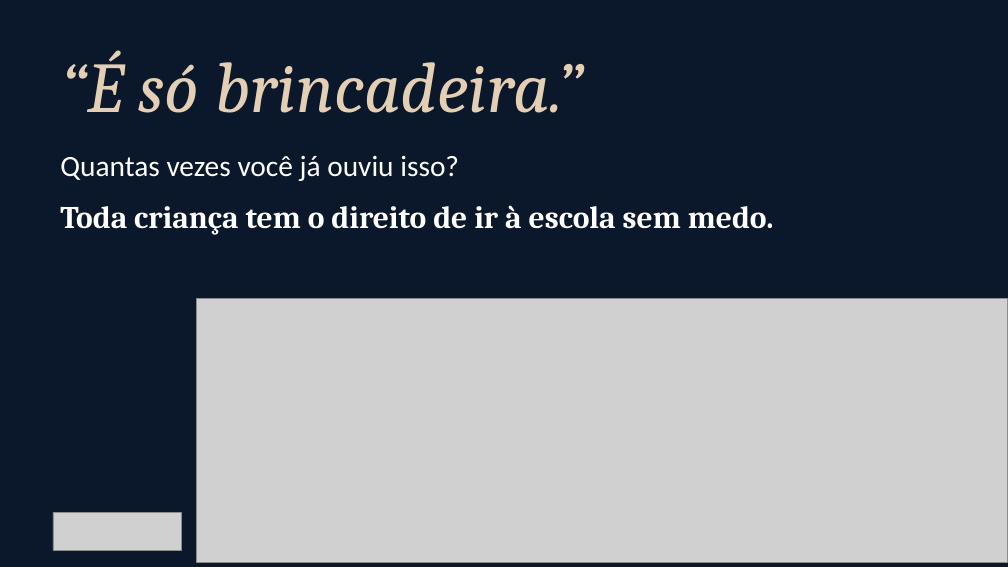
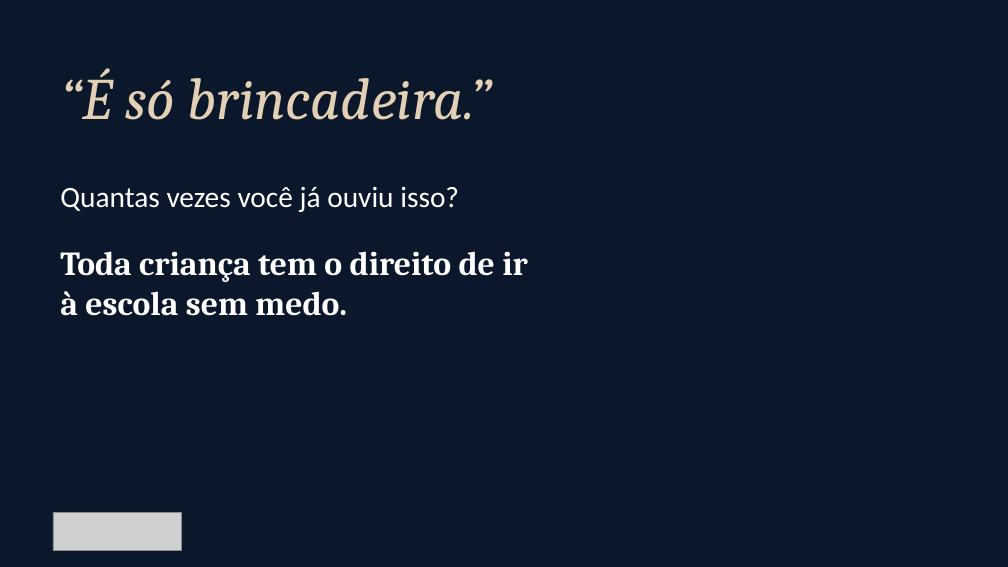
Before and after one commit to ebarroso12/ocorpoexplica, a slide deck: slide 2 of apresentacoes/bullying-saude-mental-escola.pptx. Drawn at 1008x567 pixels with LibreOffice and Linux fonts; fonts in the diff are those of the drawing; grey boxes stand for pictures; background and template pictures are left out; a plain dark background stands for a picture behind light text. Boxes give left, top, right and bottom in pixels: in the first picture for what was removed or moved away, otherwise in the second. Text is boxed around its words. In the diff, an @@ line names an element or a change of style, - is before the commit and + after.

```diff
--- a/apresentacoes/bullying-saude-mental-escola.pptx
+++ b/apresentacoes/bullying-saude-mental-escola.pptx
@@ background #FFFFFF to picture (left out) @@
@@ text "“É só brincadeira.”": place and size @@
-text "“É só brincadeira.”" at (60, 50, 584, 113)
+text "“É só brincadeira.”" at (60, 68, 492, 120)
@@ text "“É só brincadeira.”" at (60, 68, 492, 120): size 68 to 56 pt @@
@@ text "Quantas vezes você já ouviu ...": place and size @@
-text "Quantas vezes você já ouviu ..." at (60, 155, 459, 181)
+text "Quantas vezes você já ouviu ..." at (60, 186, 459, 212)
@@ text "Toda criança tem o direito ...": place and size @@
-text "Toda criança tem o direito ..." at (60, 205, 774, 235)
+text "Toda criança tem o direito ..." at (60, 251, 528, 316)
@@ text "Toda criança tem o direito ..." at (60, 251, 528, 316): size 30 to 32 pt @@
@@ picture removed at (197, 299, 1008, 563) @@
```
Also in this commit, not shown: 12 other slides changed, 3 other files.
